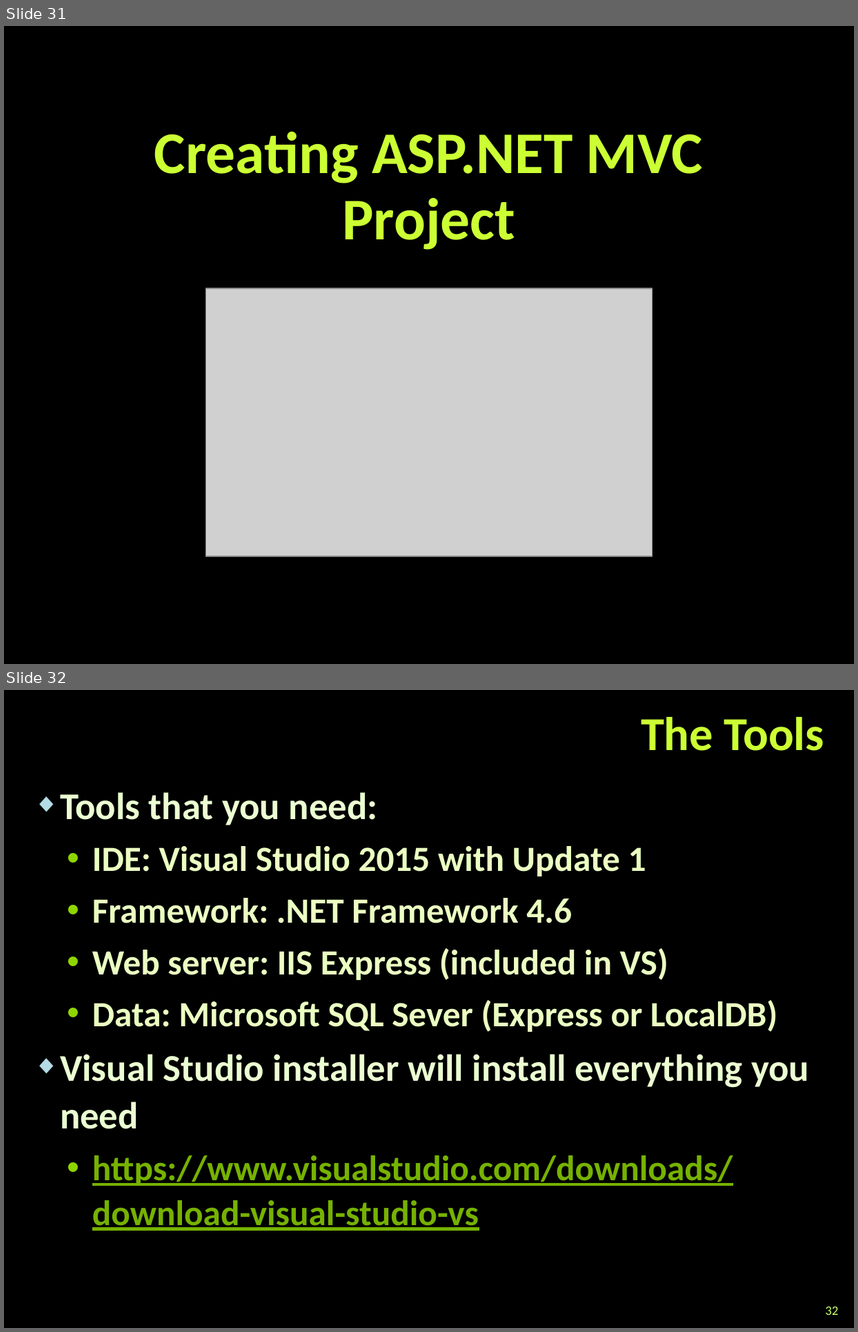
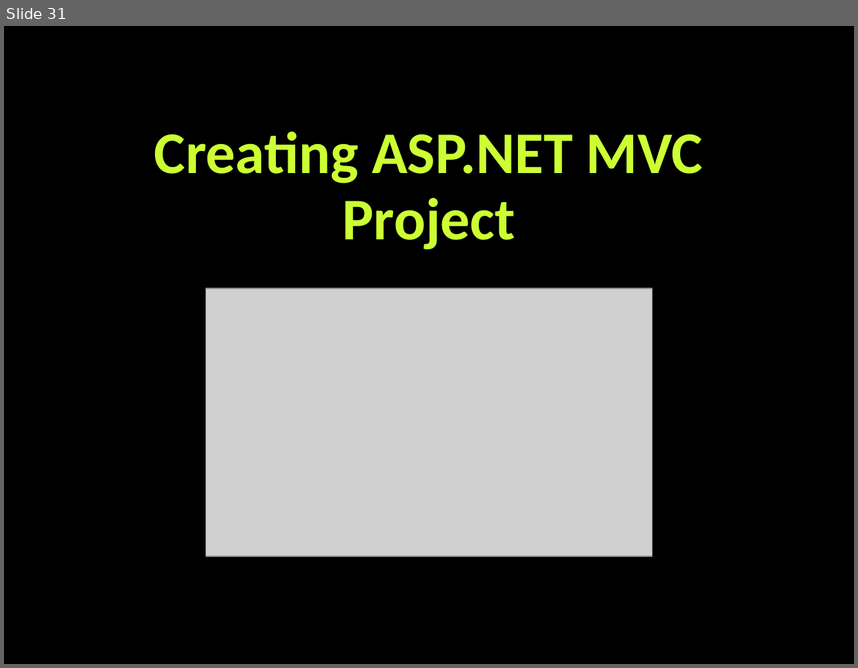
Before and after one commit to TelerikAcademy/ASP.NET-MVC, a slide deck: 01. Introduction-to-ASP.NET-MVC/Introduction to ASP.NET MVC.pptx. Shown one above the other, each under a label of ours: slides 31 and 32 before the commit, slide 31 after it. The pictures are 858x1332 and 858x668 pixels, drawn with LibreOffice and Linux fonts; fonts in the diff are those of the drawing; grey boxes stand for pictures; background and template pictures are left out. Boxes give left, top, right and bottom in pixels: in the first picture for what was removed or moved away, otherwise in the second. Text is boxed around its words. In the diff, an @@ line names an element or a change of style, - is before the commit and + after.

```diff
--- a/01. Introduction-to-ASP.NET-MVC/Introduction to ASP.NET MVC.pptx
+++ b/01. Introduction-to-ASP.NET-MVC/Introduction to ASP.NET MVC.pptx
@@ slide 32 removed at <box>4,690,854,1328</box>, background picture (left out) @@
@@ title removed at <box>641,717,824,751</box> @@
-The Tools
@@ text removed at <box>60,792,809,1230</box> @@
-◆ Tools that you need:
-  • IDE: Visual Studio 2015 with Update 1
-  • Framework: .NET Framework 4.6
-  • Web server: IIS Express (included in VS)
-  • Data: Microsoft SQL Sever (Express or LocalDB)
-◆ Visual Studio installer will install everything you need
-  • https://www.visualstudio.com/downloads/download-visual-studio-vs
@@ page number removed at <box>825,1306,838,1314</box> @@
-32
```
Also in this commit, not shown: 1 other slide removed, 2 other files.
